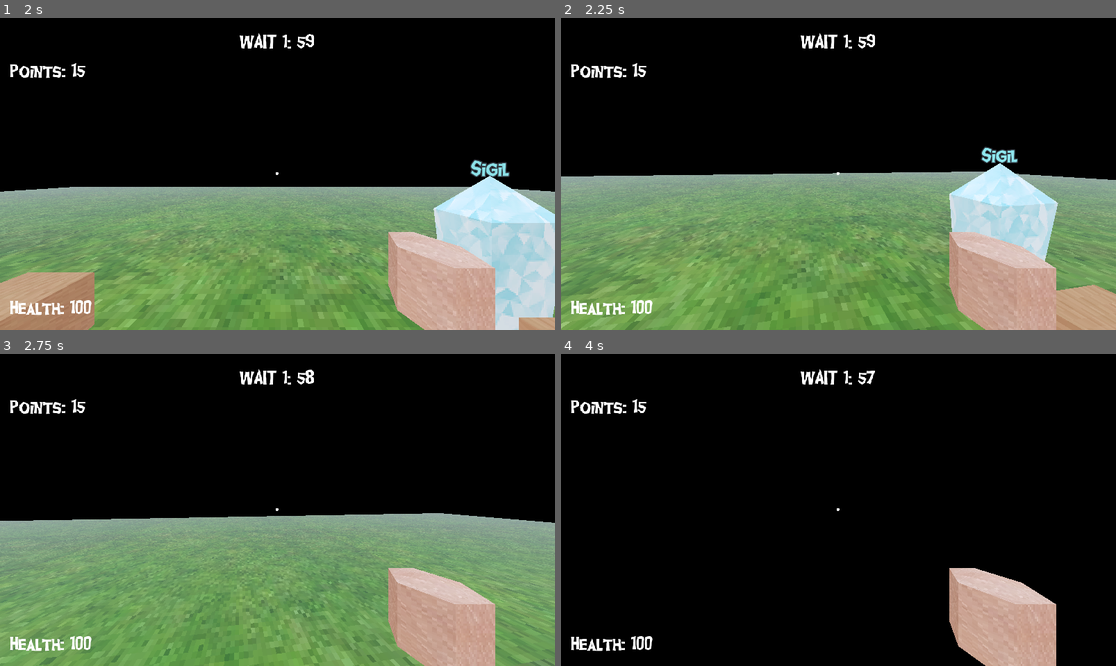
Above: before the commit, frames 1-4 (two rows, left to right).
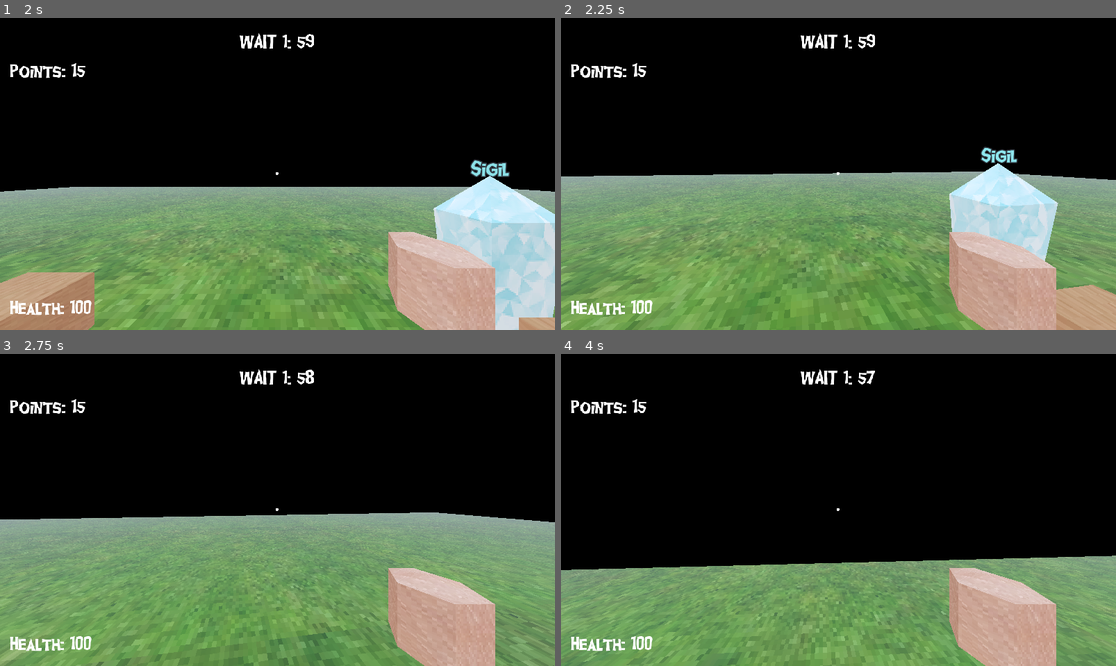
Above: after the commit, the same moments.

Repository: erioxis/dozetgame
Game: Godot game, scene res://Scenes/world.tscn
Two runs of this game, one before a commit and one after it. Both use one fixed random seed, a clock stepped at 60 frames per second and the inputs below.
Inputs (mouse positions are in pixels of both pictures, inside the frame that each line leads up to):
- Up to frame 1 (2 s): click (277, 208) at 0.52 s; type "12" at 0.6 s; click (277, 233) at 0.75 s; type "Alex" at 0.83 s; click "Host" at 1.25 s
- Up to frame 2 (2.25 s): tap Enter at 2 s; move the mouse to (866, 174) at 2.02 s; hold W (up) from 2.03 s (still down); tap E (interact) at 2.1 s
- Up to frame 3 (2.75 s): keep holding W (up); tap Space (jump) at 2.27 s
- Up to frame 4 (4 s): keep holding W (up); move the mouse to (810, 510) at 2.77 s; tap E (interact) at 2.85, 3.8 s; tap Space (jump) at 3.02 s; move the mouse to (849, 503) at 3.52 s; click (849, 503) at 3.6 s

Frame 1 is identical in both runs. In frame 2, 0.5% of the frame differs, in the area x 0-100%, y 41-100%; in frame 3, 5.5%; in frame 4, 28%, in the area x 0-100%, y 64-100%.

Commit message:
uraaaa physica

Diff:
--- a/Scenes/box.tscn
+++ b/Scenes/box.tscn
@@ -38,7 +38,7 @@
 properties/3/sync = true
 properties/3/watch = false
 
-[node name="box" type="RigidBody3D"]
+[node name="box" type="RigidBody3D" groups=["prop"]]
 
 [node name="MeshInstance3D" type="MeshInstance3D" parent="."]
 transform = Transform3D(0.445, 0, 0, 0, 0.445, 0, 0, 0, 0.445, 0, 0, 0)
--- a/Scenes/player.gd
+++ b/Scenes/player.gd
@@ -13,6 +13,7 @@
 #@onready var anim_player = $AnimationPlayer
 @onready var body = $bodycol
 @onready var feet = $feet
+@onready var hold_position = $Head/Camera3D/hold
 @export var view_sensitivity = 10.0
 var is_on_floor = false
 var move_input
@@ -70,6 +71,11 @@
 
 func _physics_process(delta):
 
+	if (held_object):
+		var direct: Vector3 = hold_position.global_position - held_object.global_position
+		var dist: float = direct.length()
+		held_object.linear_velocity = direct * dist * 12
+
 	if not is_multiplayer_authority(): return
 	# Add the gravity.
 	set_ui()
@@ -104,6 +110,8 @@
 		accel_multiplier = 0.1
 		is_on_floor = false
 		apply_central_impulse(Vector3.UP * jump_velocity)
+	if Input.is_action_just_pressed("interact"):
+		rpc("interact")
 	#view and rotation
 	camera.rotation_degrees.x -= mouse_input.y * view_sensitivity * delta;
 	camera.rotation_degrees.x = clamp(camera.rotation_degrees.x,-80,80)
@@ -144,6 +152,15 @@
 	tool = t.instantiate()
 	hand.add_child(tool,true)
 
+@rpc("call_local","any_peer")
+func interact():
+	if (held_object):
+		held_object = null
+		return
+	elif _raycast.get_collider():
+		if _raycast.get_collider().is_in_group("prop"):
+			held_object = _raycast.get_collider()
+
 @rpc("any_peer")
 func damage(d):
 	health-=d
--- a/Scenes/player.tscn
+++ b/Scenes/player.tscn
@@ -114,15 +114,15 @@
 properties/6/sync = true
 properties/6/watch = false
 
-[node name="RigidBody3D" type="RigidBody3D" groups=["player"]]
+[node name="Player" type="RigidBody3D" groups=["player"]]
 axis_lock_angular_x = true
 axis_lock_angular_y = true
 axis_lock_angular_z = true
 physics_material_override = SubResource("PhysicsMaterial_r4hfm")
 script = ExtResource("1_e0slr")
-acceleration = 10
-speed = 30
-max_speed = 40
+acceleration = 20
+speed = 20
+max_speed = 20
 stop_speed = 0.2
 
 [node name="bodycol" type="CollisionShape3D" parent="."]
@@ -169,7 +169,6 @@
 
 [node name="RayCast" type="RayCast3D" parent="Head/Camera3D"]
 target_position = Vector3(0, 0, -2)
-collision_mask = 8
 
 [node name="hand" type="MeshInstance3D" parent="Head/Camera3D"]
 transform = Transform3D(-8.74228e-09, 0, 0.2, 0, 0.2, 0, -0.2, 0, -8.74228e-09, 0.381594, -0.263052, -0.513103)
@@ -181,7 +180,12 @@
 material_override = SubResource("ShaderMaterial_b20iy")
 mesh = ExtResource("2_mw7wf")
 
+[node name="hold" type="Marker3D" parent="Head/Camera3D"]
+transform = Transform3D(1, 0, 0, 0, 1, 0, 0, 0, 1, 0, -0.0045042, -1.36751)
+
 [node name="feet" type="RayCast3D" parent="."]
 
 [node name="MultiplayerSynchronizer" type="MultiplayerSynchronizer" parent="."]
 replication_config = SubResource("SceneReplicationConfig_u24kw")
+
+[node name="AnimationPlayer" type="AnimationPlayer" parent="."]
